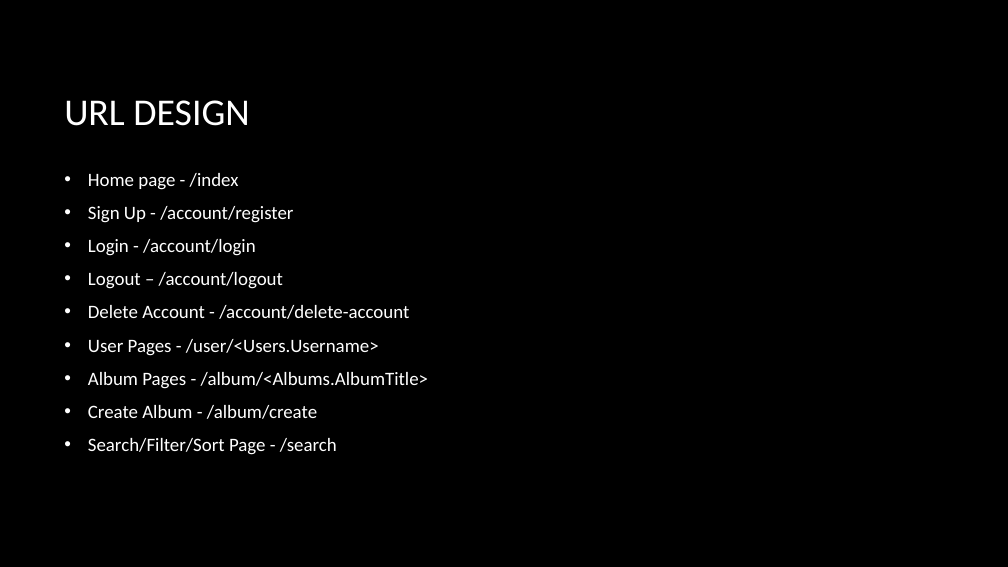
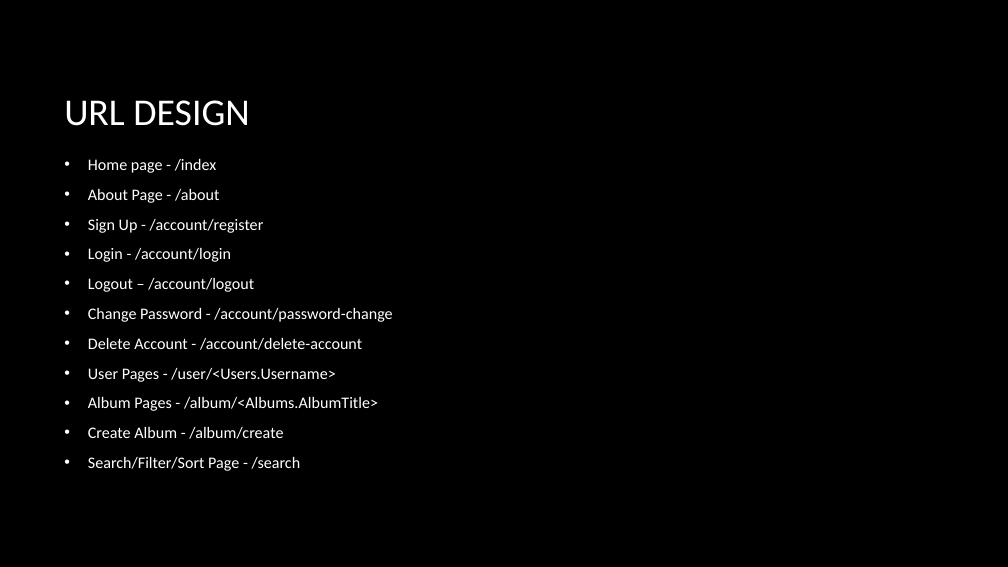
Before and after one commit to MalachyMcGinnity/WAD2GroupProject, a slide deck: slide 14 of WAD2 Group Project Design Spec.pptx. Drawn at 1008x567 pixels with LibreOffice and Linux fonts; fonts in the diff are those of the drawing; background and template pictures are left out. Boxes give left, top, right and bottom in pixels: in the first picture for what was removed or moved away, otherwise in the second. Text is boxed around its words. In the diff, an @@ line names an element or a change of style, - is before the commit and + after.

Commit message:
Added pages to Site Map, URL Design. Minor changes to User Personas

```diff
--- a/WAD2 Group Project Design Spec.pptx
+++ b/WAD2 Group Project Design Spec.pptx
@@ text at (x1=88, y1=189, x2=219, y2=203): paragraph added @@
+• About Page - /about
@@ text at (x1=88, y1=219, x2=378, y2=471): size 18 to 15.3 pt in "Home page - /index", "Sign Up - /account/register", "Login - /account/login", "Logout – /account/logout" and 5 more places @@
@@ text at (x1=88, y1=308, x2=392, y2=322): paragraph added @@
+• Change Password - /account/password-change
```
Also in this commit, not shown: 5 other slides changed.
